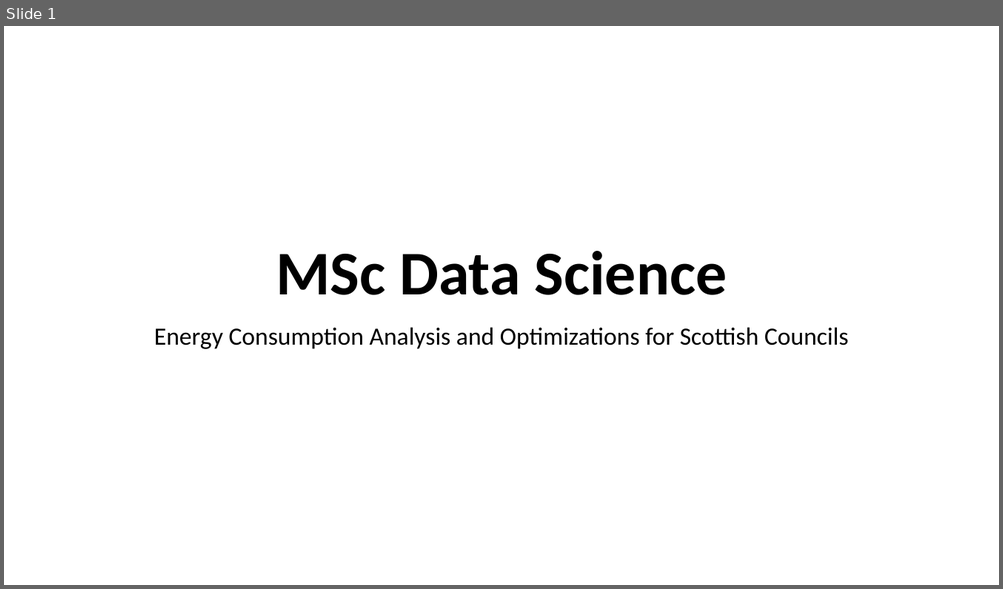
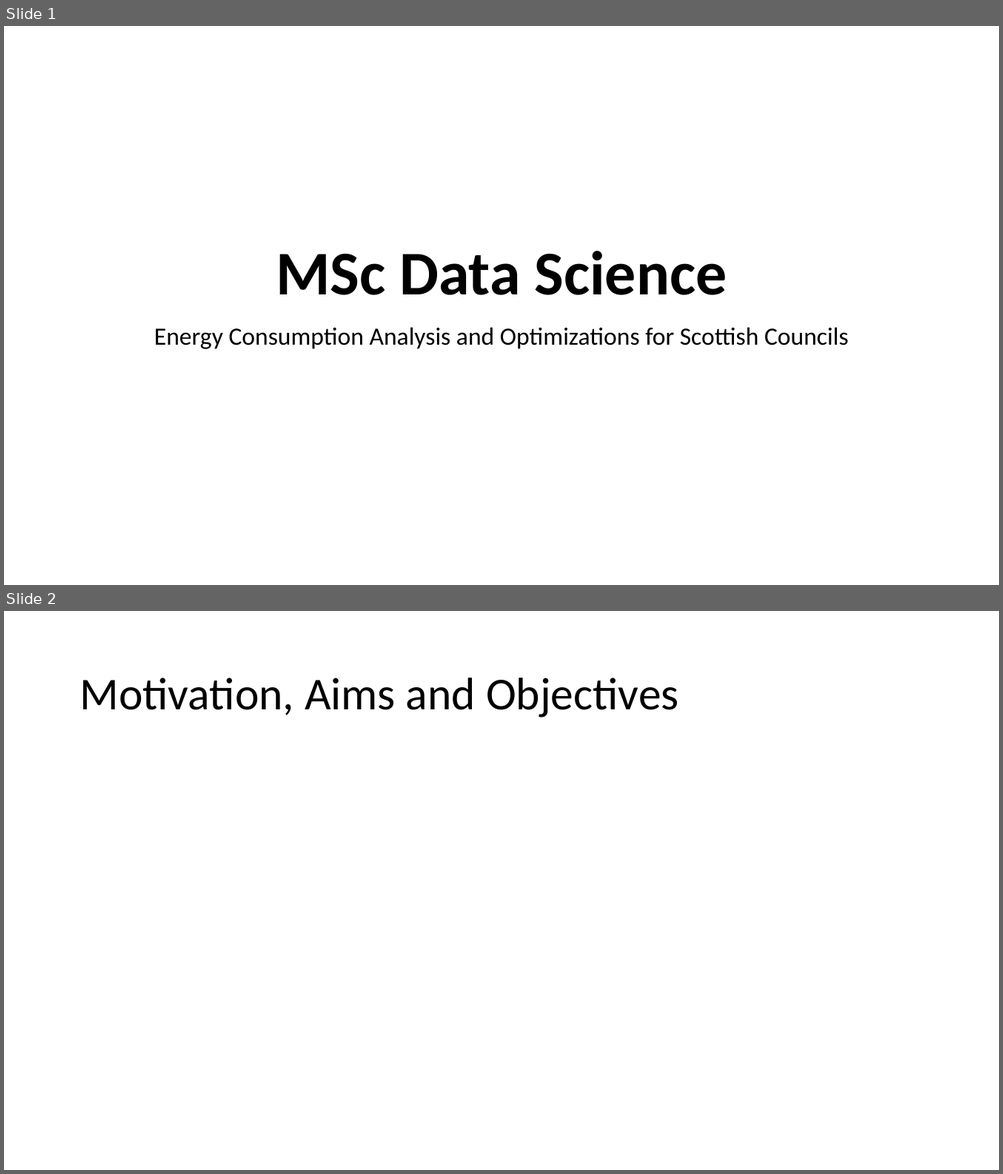
Before and after one commit to kirankrch24/MSc-Project, a slide deck: Presentation and Demo/Presentation.pptx. Shown one above the other, each under a label of ours: slide 1 before the commit, slides 1 and 2 after it. The pictures are 1003x589 and 1003x1174 pixels, drawn with LibreOffice and Linux fonts; fonts in the diff are those of the drawing. Boxes give left, top, right and bottom in pixels: in the first picture for what was removed or moved away, otherwise in the second. Text is boxed around its words. In the diff, an @@ line names an element or a change of style, - is before the commit and + after.

Commit message:
update

```diff
--- a/Presentation and Demo/Presentation.pptx
+++ b/Presentation and Demo/Presentation.pptx
@@ slide 2 added at (x1=4, y1=611, x2=999, y2=1170), background #FFFFFF @@
@@ title added at (x1=79, y1=678, x2=679, y2=718), 44 pt, text #000000 @@
+Motivation, Aims and Objectives
```
Also in this commit, not shown: 4 other slides added.
